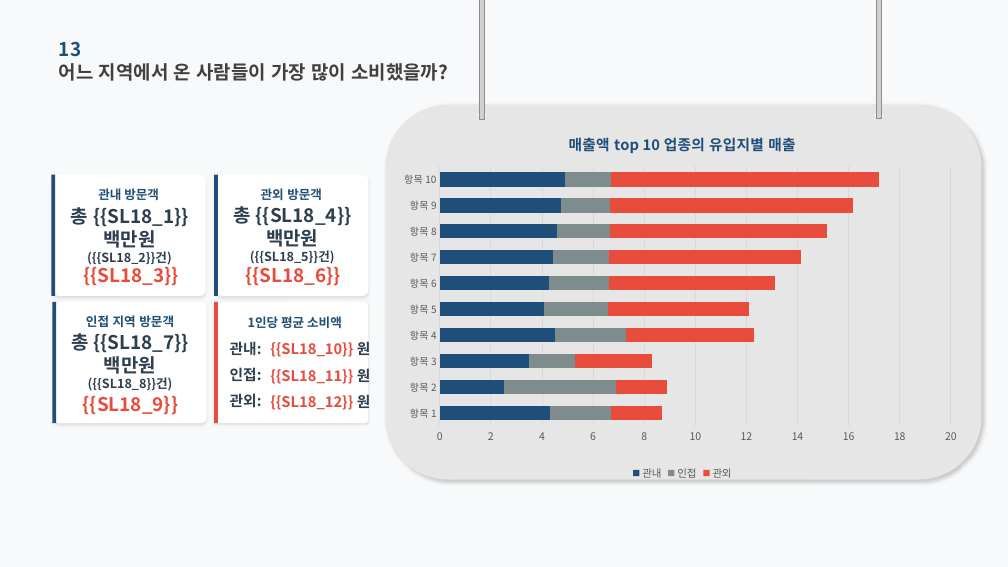
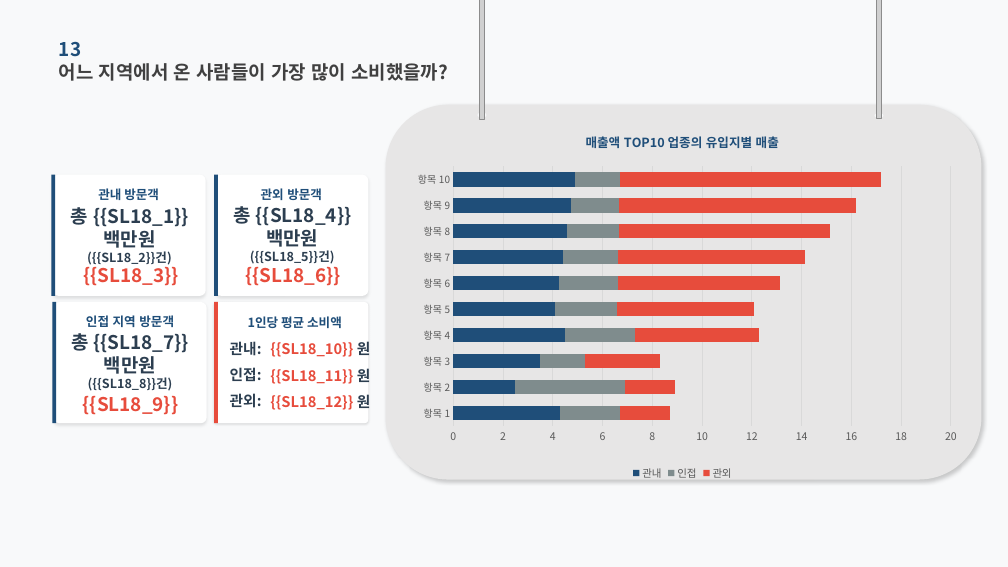
Before and after one commit to roddms/auto-report, a slide deck: slide 19 of template/master_pretendard.pptx. Drawn at 1008x567 pixels with LibreOffice and Linux fonts; fonts in the diff are those of the drawing; grey boxes stand for pictures; background and template pictures are left out. Boxes give left, top, right and bottom in pixels: in the first picture for what was removed or moved away, otherwise in the second. Text is boxed around its words. In the diff, an @@ line names an element or a change of style, - is before the commit and + after.

```diff
--- a/template/master_pretendard.pptx
+++ b/template/master_pretendard.pptx
@@ bar stacked chart at [395,118,970,484] @@
@@ title "매출액 top 10 업종의 유입지별 매출 " to "매출액 TOP10 업종의 유입지별 매출 " @@
@@ plot area changed @@
```
Also in this commit, not shown: 23 other slides changed, 25 other files.
